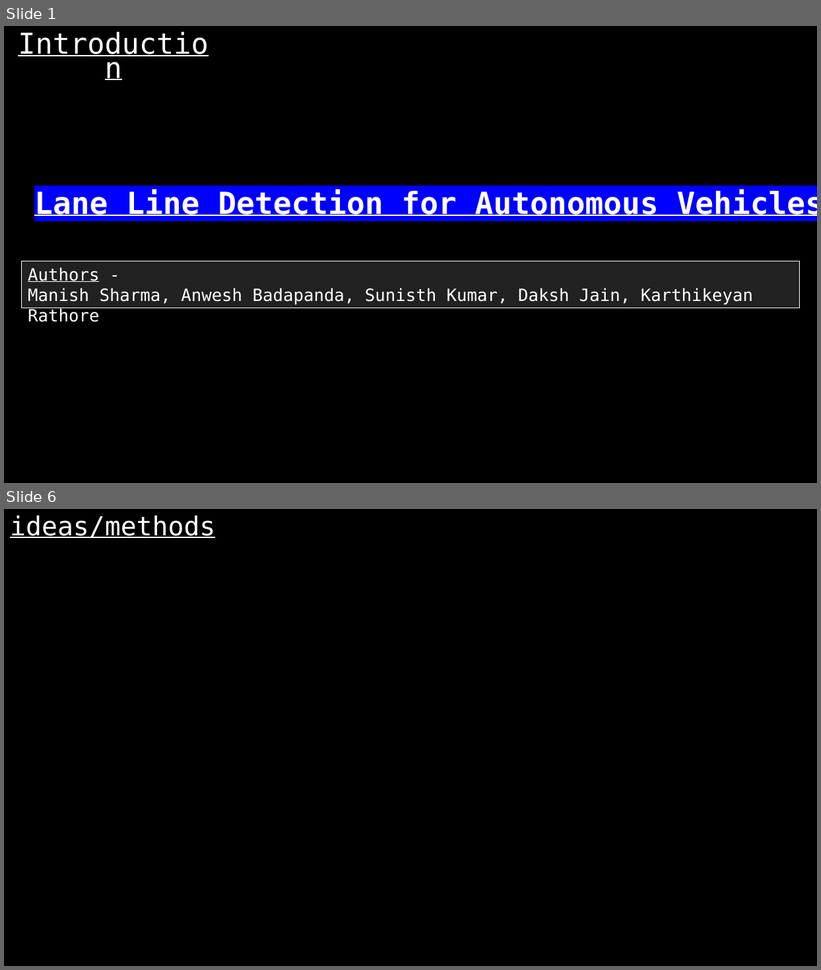
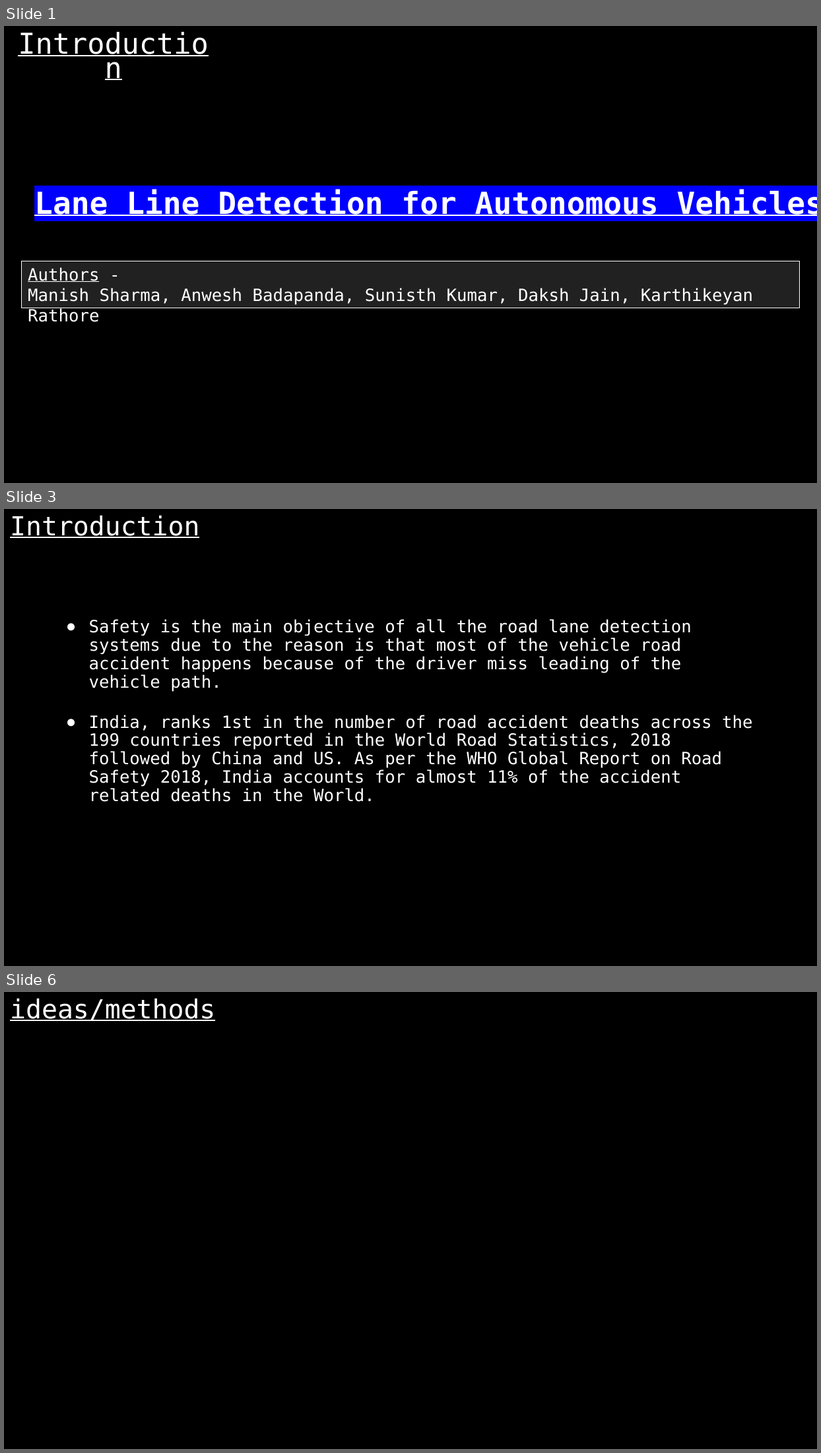
Before and after one commit to karthikeyanrathore/Lane-Line-Detection, a slide deck: laneline.pptx. Shown one above the other, each under a label of ours: slides 1 and 6 before the commit, slides 1, 3 and 6 after it; the slides between them are not shown. The pictures are 821x970 and 821x1453 pixels, drawn with LibreOffice and Linux fonts; fonts in the diff are those of the drawing. Boxes give left, top, right and bottom in pixels: in the first picture for what was removed or moved away, otherwise in the second. Text is boxed around its words. In the diff, an @@ line names an element or a change of style, - is before the commit and + after.

```diff
--- a/laneline.pptx
+++ b/laneline.pptx
@@ slide 3 added at [4, 509, 817, 966], background #000000 @@
@@ title added at [10, 515, 199, 538], 31 pt, text #FFFFFF, underline @@
+Introduction
@@ text added at [89, 619, 752, 802], 20 pt, text #FFFFFF @@
+● Safety is the main objective of all the road lane detection systems due to the reason is that most of the vehicle road accident happens because of the driver miss leading of the vehicle path.
+● India, ranks 1st in the number of road accident deaths across the 199 countries reported in the World Road Statistics, 2018 followed by China and US. As per the WHO Global Report on Road Safety 2018, India accounts for almost 11% of the accident related deaths in the World.
```
Also in this commit, not shown: 2 slides changed, 10 other slides added, 6 slides removed, 11 other files.
